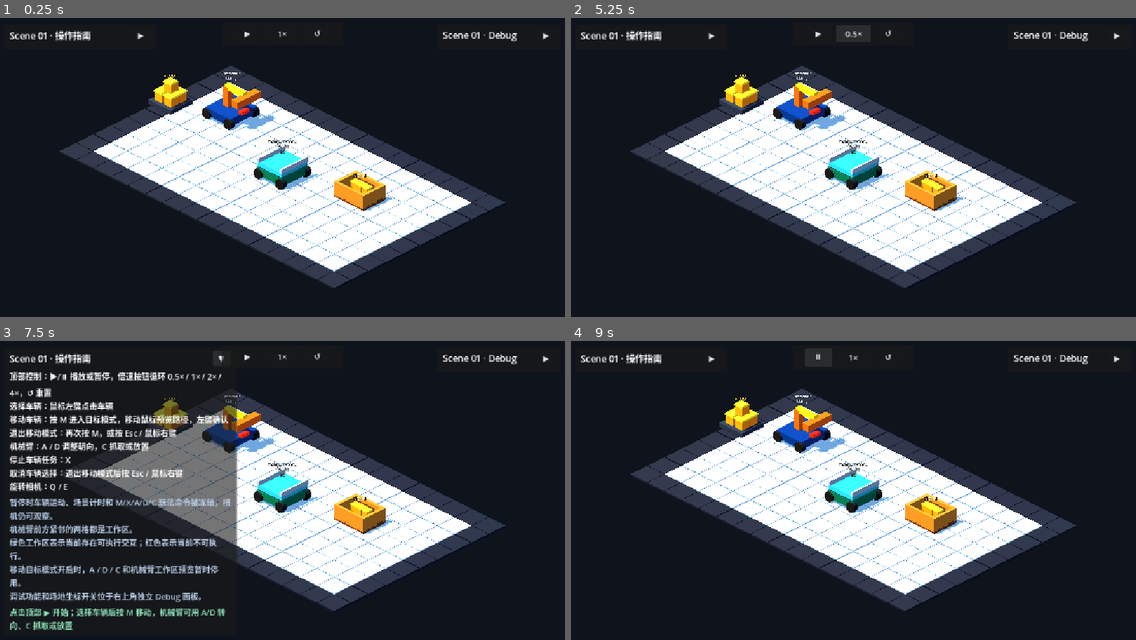
Above: before the commit, frames 1-4 (two rows, left to right).
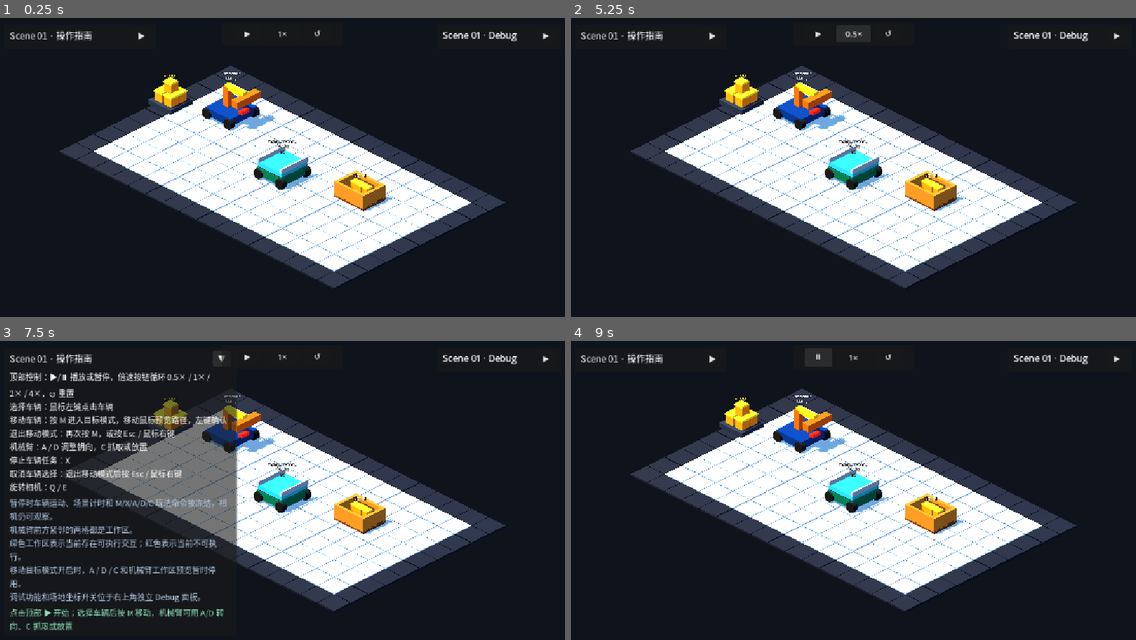
Above: after the commit, the same moments.

Repository: Ri0n72Y/automata
Game: Godot game, scene res://scenes/scene_01/scene_01_basic_packing.tscn
Two runs of this game, one before a commit and one after it. Both use one fixed random seed, a clock stepped at 60 frames per second and the inputs below.
Inputs:
- Up to frame 1 (0.25 s): no input
- Up to frame 2 (5.25 s): click "▶" at 0.5 s; click "▼" at 1.25 s; click "▶" at 2 s; click "⏸" at 2.75 s; click "1×" at 3.5 s; click "2×" at 4.25 s; click "4×" at 5 s
- Up to frame 3 (7.5 s): click "0.5×" at 5.75 s; click "↺" at 6.5 s; click "▶" at 7.25 s
- Up to frame 4 (9 s): click "▼" at 8 s; click "▶" at 8.75 s

The runs differ from the first frame. In frame 1, 0.3% of the frame differs, in the area x 1-26%, y 4-8%; in frame 2, 0.3%; in frame 3, 7.8%, in the area x 1-41%, y 4-97%; in frame 4, 0.3%.

Commit message:
[codex]fix(ui): 为操作指南配置中文系统字体

Diff:
--- a/scenes/scene_01/components/scene_01_manual_ui.tscn
+++ b/scenes/scene_01/components/scene_01_manual_ui.tscn
@@ -1,6 +1,13 @@
-[gd_scene load_steps=2 format=3]
+[gd_scene load_steps=4 format=3]
 
 [ext_resource type="Script" path="res://scripts/scene_01/scene_01_manual_controls.gd" id="1_controls"]
+
+[sub_resource type="SystemFont" id="SystemFont_ui"]
+font_names = PackedStringArray("Microsoft YaHei UI", "Microsoft YaHei", "PingFang SC", "Noto Sans CJK SC", "Noto Sans SC", "WenQuanYi Micro Hei")
+allow_system_fallback = true
+
+[sub_resource type="Theme" id="Theme_ui"]
+default_font = SubResource("SystemFont_ui")
 
 [node name="UIRoot" type="CanvasLayer"]
 script = ExtResource("1_controls")
@@ -13,6 +20,7 @@
 grow_horizontal = 2
 grow_vertical = 2
 mouse_filter = 2
+theme = SubResource("Theme_ui")
 
 [node name="Panel" type="PanelContainer" parent="RootControl"]
 unique_name_in_owner = true
